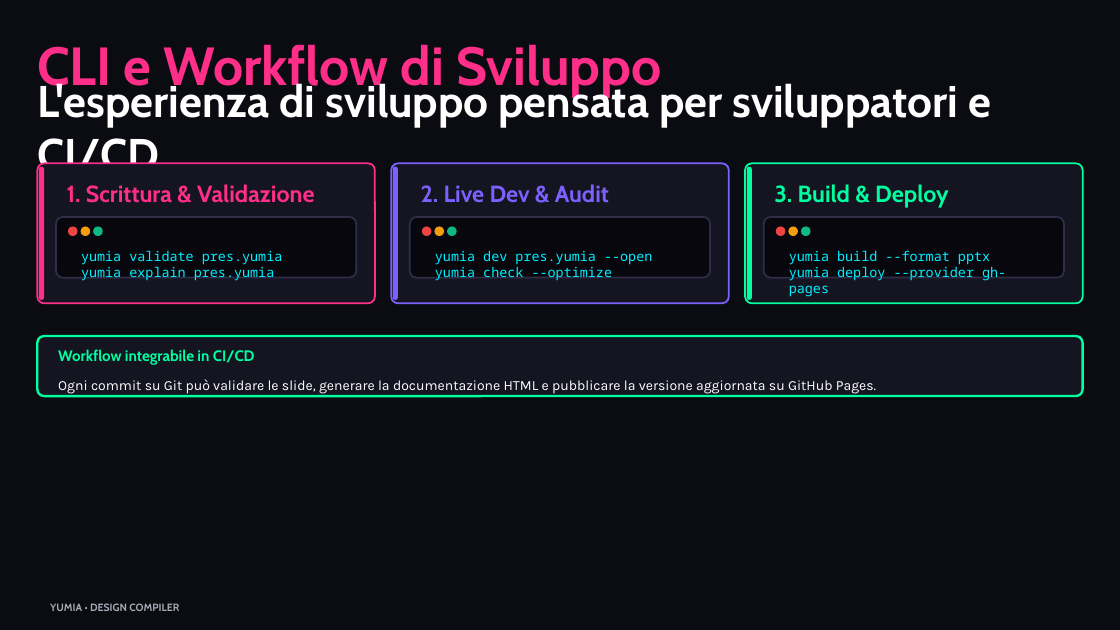
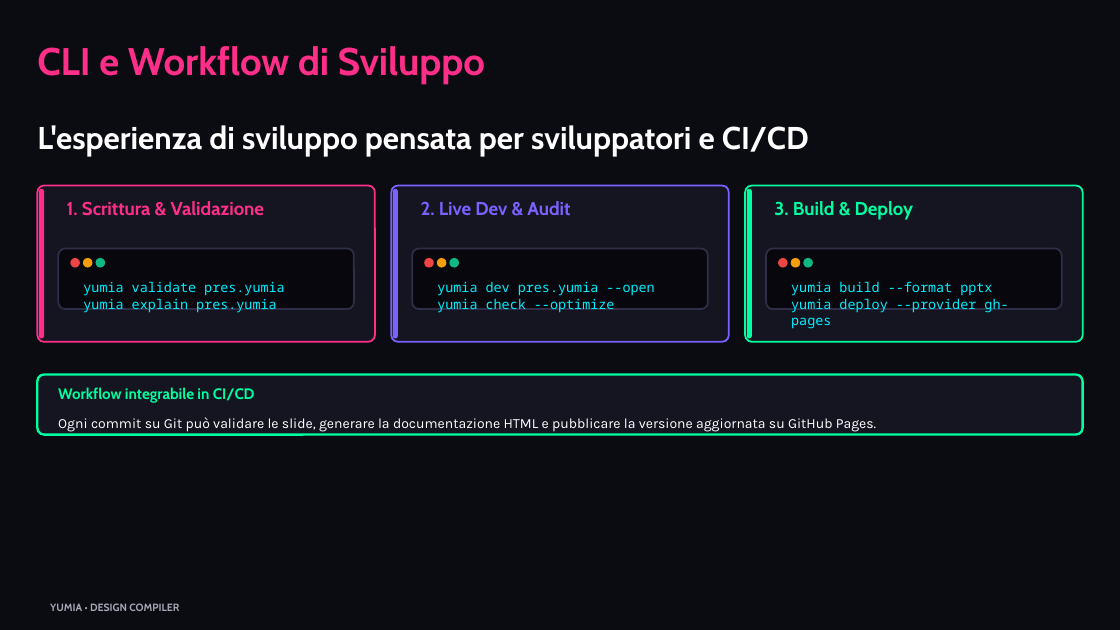
Before and after one commit to biagio-scaglia/Yumia-MD, a slide deck: slide 10 of presentation.pptx. Drawn at 1120x630 pixels with LibreOffice and Linux fonts; fonts in the diff are those of the drawing. Boxes give left, top, right and bottom in pixels: in the first picture for what was removed or moved away, otherwise in the second. Text is boxed around its words. In the diff, an @@ line names an element or a change of style, - is before the commit and + after.

Commit message:
fix(layout,pptx): stop text box collisions and refresh PDF/PPTX outputs
Widen heading/paragraph/card height estimates so PPTX glyphs no longer overlap neighbors, clamp hero paint to bounds, and regenerate the demo deck with the local 15-page PDF.

```diff
--- a/presentation.pptx
+++ b/presentation.pptx
@@ text "CLI e Workflow di Sviluppo" at (x1=37, y1=46, x2=485, y2=85): size 46 to 33 pt; vertical alignment middle to top @@
@@ text "L'esperienza di sviluppo pensata per ..." moved from (x1=37, y1=80, x2=991, y2=181) to (x1=37, y1=125, x2=809, y2=156) @@
@@ text "L'esperienza di sviluppo pensata per ..." at (x1=37, y1=125, x2=809, y2=156): size 38 to 27 pt; vertical alignment middle to top @@
@@ rounded rectangle resized from (x1=37, y1=163, x2=375, y2=303) to (x1=37, y1=186, x2=375, y2=342) @@
@@ rounded rectangle resized from (x1=39, y1=166, x2=44, y2=300) to (x1=39, y1=189, x2=44, y2=339) @@
@@ text "1. Scrittura & Validazione" moved from (x1=67, y1=184, x2=314, y2=203) to (x1=67, y1=201, x2=265, y2=216) @@
@@ rounded rectangle resized from (x1=392, y1=163, x2=729, y2=303) to (x1=392, y1=186, x2=729, y2=342) @@
@@ rounded rectangle resized from (x1=393, y1=166, x2=398, y2=300) to (x1=393, y1=189, x2=398, y2=339) @@
@@ text "2. Live Dev & Audit" moved from (x1=421, y1=184, x2=609, y2=203) to (x1=421, y1=201, x2=570, y2=215) @@
@@ proportions changed in 3 elements at (x1=37, y1=186, x2=375, y2=342), (x1=392, y1=186, x2=729, y2=342), (x1=745, y1=186, x2=1083, y2=342) @@
@@ rounded rectangle resized from (x1=745, y1=163, x2=1083, y2=303) to (x1=745, y1=186, x2=1083, y2=342) @@
@@ rounded rectangle resized from (x1=747, y1=166, x2=752, y2=300) to (x1=747, y1=189, x2=752, y2=339) @@
@@ size 20 to 16 pt in 3 elements at (x1=67, y1=201, x2=265, y2=216), (x1=421, y1=201, x2=570, y2=215), (x1=774, y1=201, x2=914, y2=220) @@
@@ text "3. Build & Deploy" moved from (x1=774, y1=184, x2=949, y2=208) to (x1=774, y1=201, x2=914, y2=220) @@
@@ rounded rectangle resized from (x1=56, y1=217, x2=356, y2=277) to (x1=58, y1=249, x2=354, y2=309) @@
@@ rounded rectangle resized from (x1=410, y1=217, x2=710, y2=277) to (x1=413, y1=249, x2=708, y2=309) @@
@@ ellipse moved from (x1=435, y1=227, x2=444, y2=235) to (x1=438, y1=259, x2=446, y2=267) @@
@@ rounded rectangle resized from (x1=764, y1=217, x2=1064, y2=277) to (x1=766, y1=249, x2=1062, y2=309) @@
@@ ellipse moved from (x1=776, y1=227, x2=785, y2=235) to (x1=779, y1=259, x2=787, y2=267) @@
@@ 7 ellipses moved together from (x1=69, y1=227, x2=810, y2=235) to (x1=71, y1=259, x2=812, y2=267) @@
@@ text "yumia validate pres.yumia" moved from (x1=81, y1=250, x2=283, y2=281) to (x1=83, y1=281, x2=285, y2=313) @@
@@ text "yumia dev pres.yumia --open" moved from (x1=435, y1=250, x2=652, y2=281) to (x1=437, y1=282, x2=654, y2=313) @@
@@ text "yumia build --format pptx" moved from (x1=789, y1=250, x2=1006, y2=297) to (x1=791, y1=281, x2=1008, y2=329) @@
@@ 2 texts, 1 rounded rectangle moved together from (x1=37, y1=336, x2=1082, y2=397) to (x1=37, y1=375, x2=1082, y2=435) @@
```
Also in this commit, not shown: 14 other slides changed, 7 other files.
